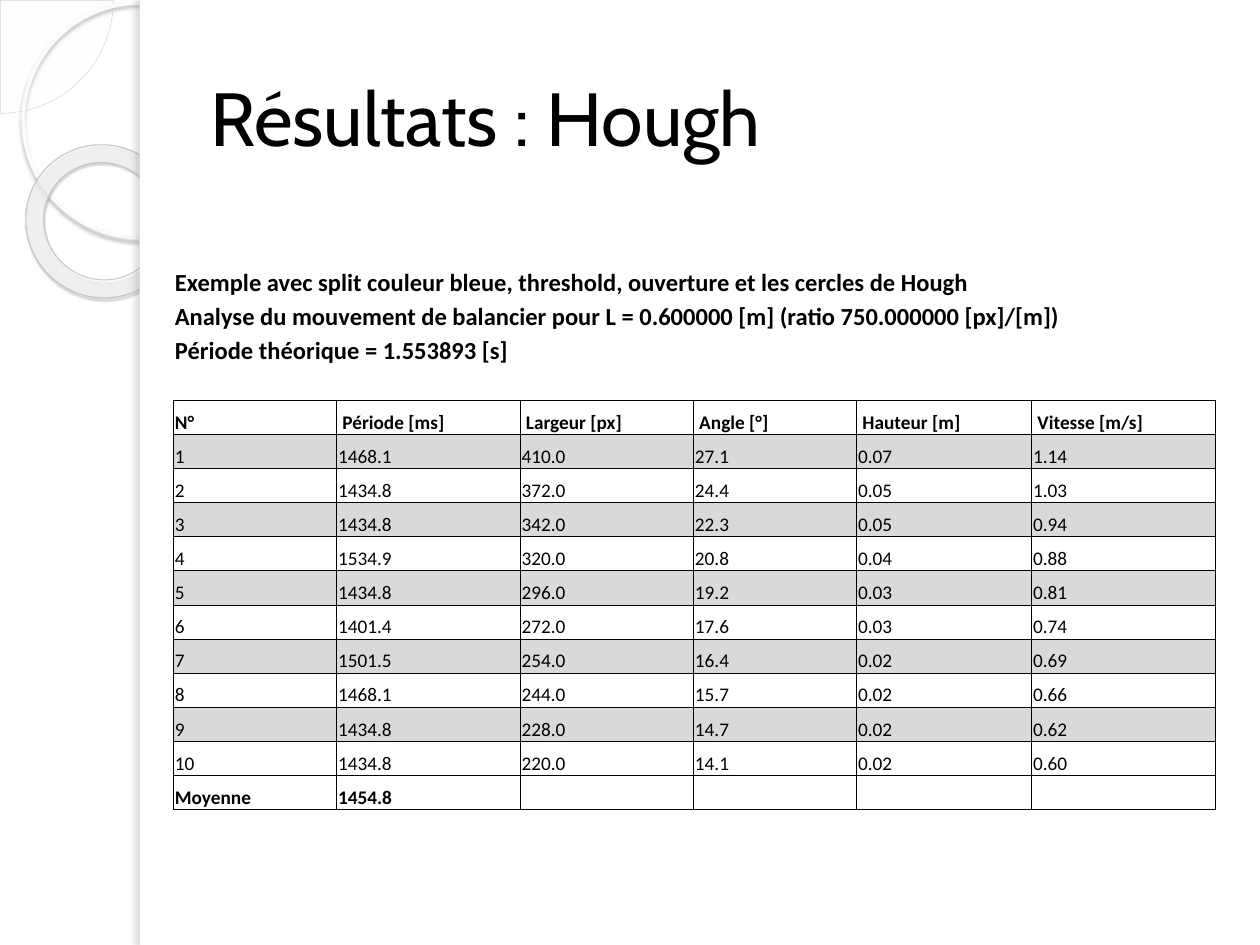
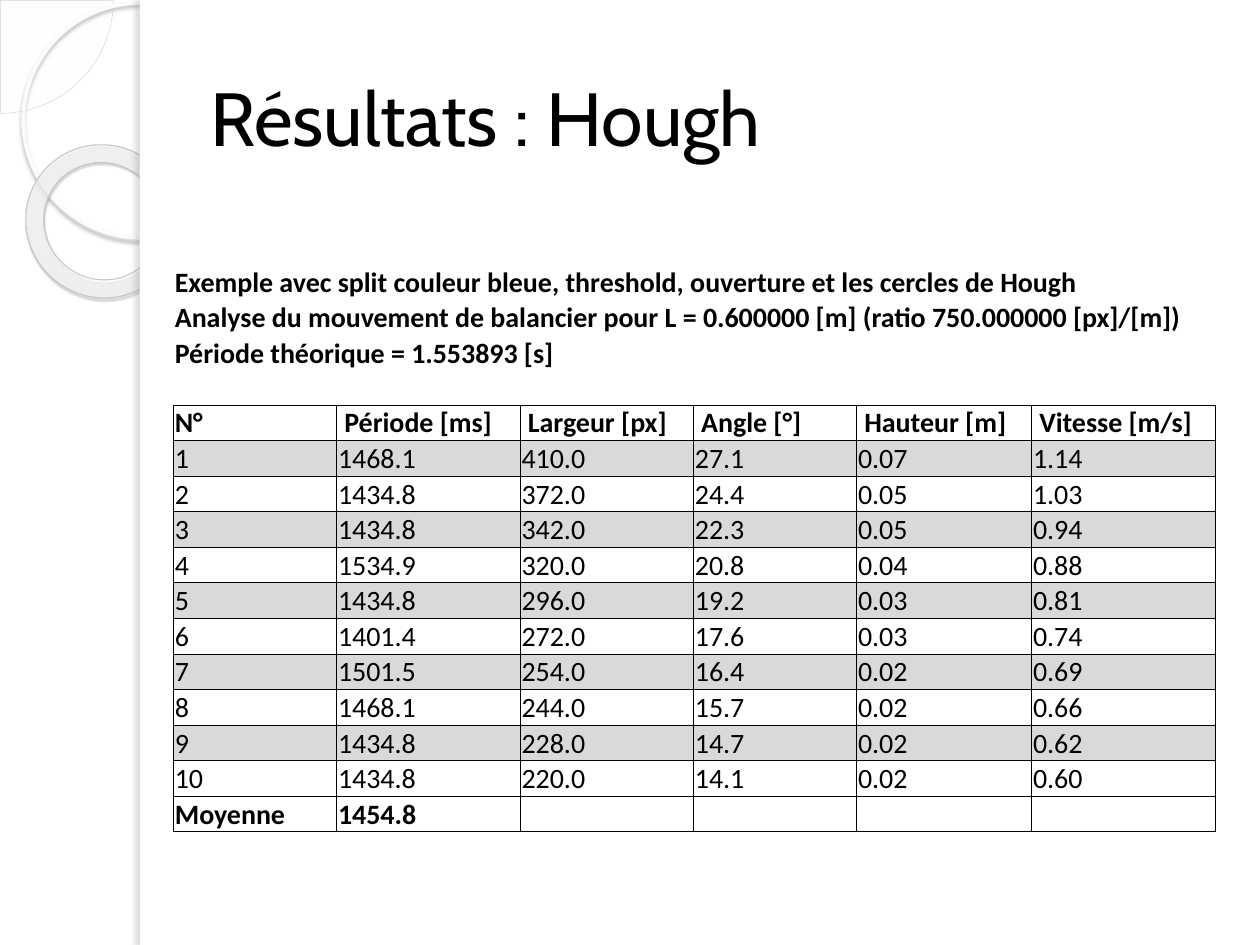
Before and after one commit to ChristopheBolinhas/Balancier, a slide deck: slide 14 of Présentation.pptx. Drawn at 1260x945 pixels with LibreOffice and Linux fonts; fonts in the diff are those of the drawing; background and template pictures are left out. Boxes give left, top, right and bottom in pixels: in the first picture for what was removed or moved away, otherwise in the second. Text is boxed around its words. In the diff, an @@ line names an element or a change of style, - is before the commit and + after.

```diff
--- a/Présentation.pptx
+++ b/Présentation.pptx
@@ table at [174, 265, 1216, 833] @@
@@ size 14 to 16 pt in "Exemple avec split couleur bleue, threshold, ouverture ...", "Analyse du mouvement de balancier pour L ...", "Période théorique = 1.553893 [s]" @@
@@ size 11 to 16 pt in "N°", "Période [ms]", "Largeur [px]", "Angle [°]" and 64 more places @@
```
Also in this commit, not shown: 5 other slides changed.
